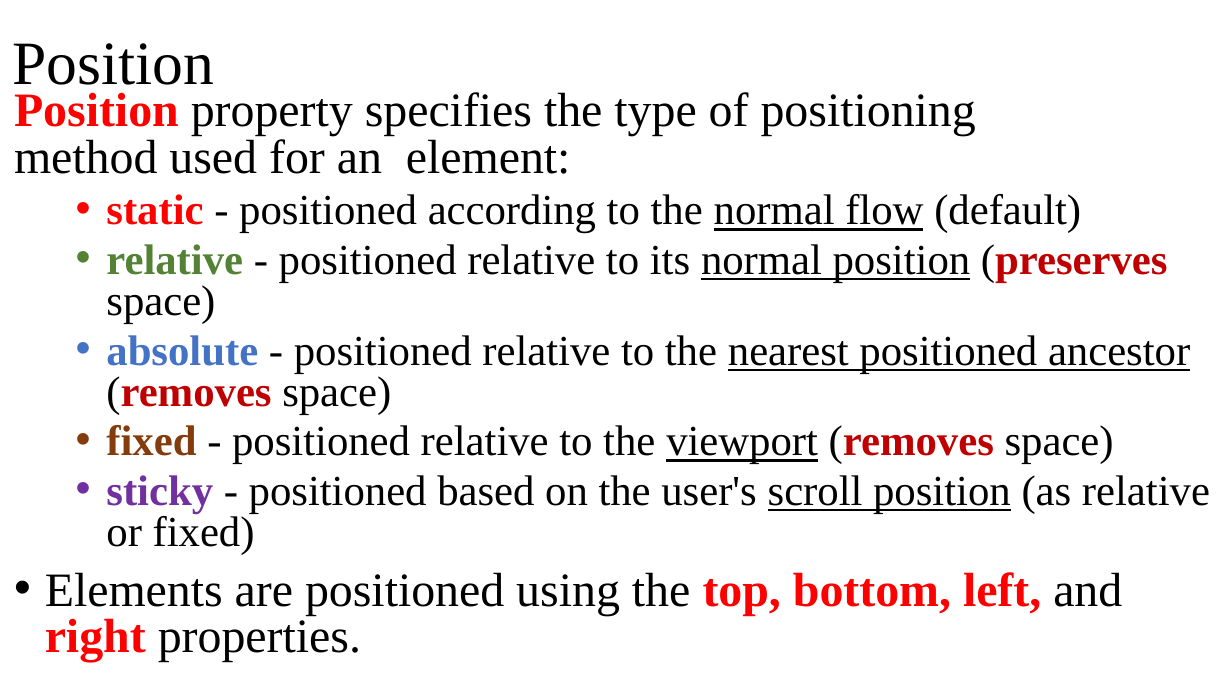
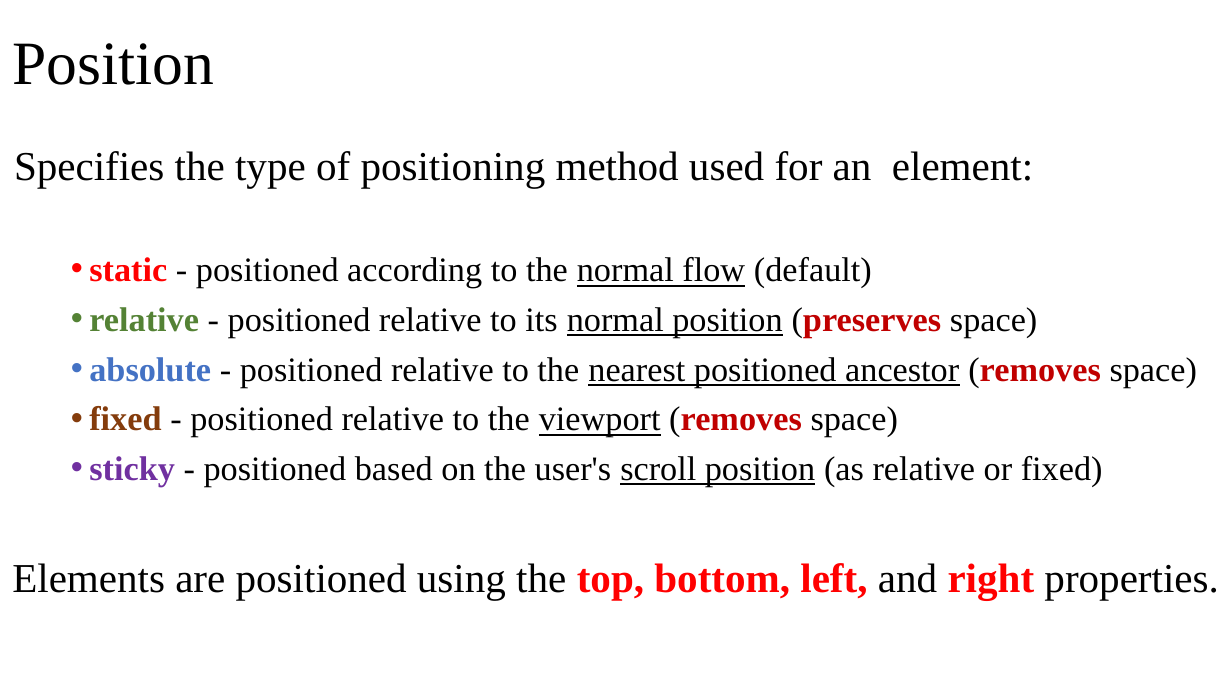
Before and after one commit to manglayev/nu-courses-material, a slide deck: slide 11 of CSCI-111/week-4/week-4-lecture.pptx. Drawn at 1232x693 pixels with LibreOffice and Linux fonts; fonts in the diff are those of the drawing. Boxes give left, top, right and bottom in pixels: in the first picture for what was removed or moved away, otherwise in the second. Text is boxed around its words. In the diff, an @@ line names an element or a change of style, - is before the commit and + after.

```diff
--- a/CSCI-111/week-4/week-4-lecture.pptx
+++ b/CSCI-111/week-4/week-4-lecture.pptx
@@ text at box(14, 151, 1033, 188): text changed; size 28 to 24 pt @@
-Position property specifies the type of positioning method used for an element:
+Specifies the type of positioning method used for an element:
@@ text at box(12, 257, 1218, 600): size 25 to 20 pt in "static - positioned according to the normal ...", "relative - positioned relative to its normal ...", "absolute - positioned relative to the nearest ...", "fixed - positioned relative to the viewport ..." and 1 more places; size 28 to 24 pt in "Elements are positioned using the top, bottom, ..."; indent changed; line spacing 0.8 to 1; bullet • to none @@
```
Also in this commit, not shown: 8 other slides changed, 56 other files.
